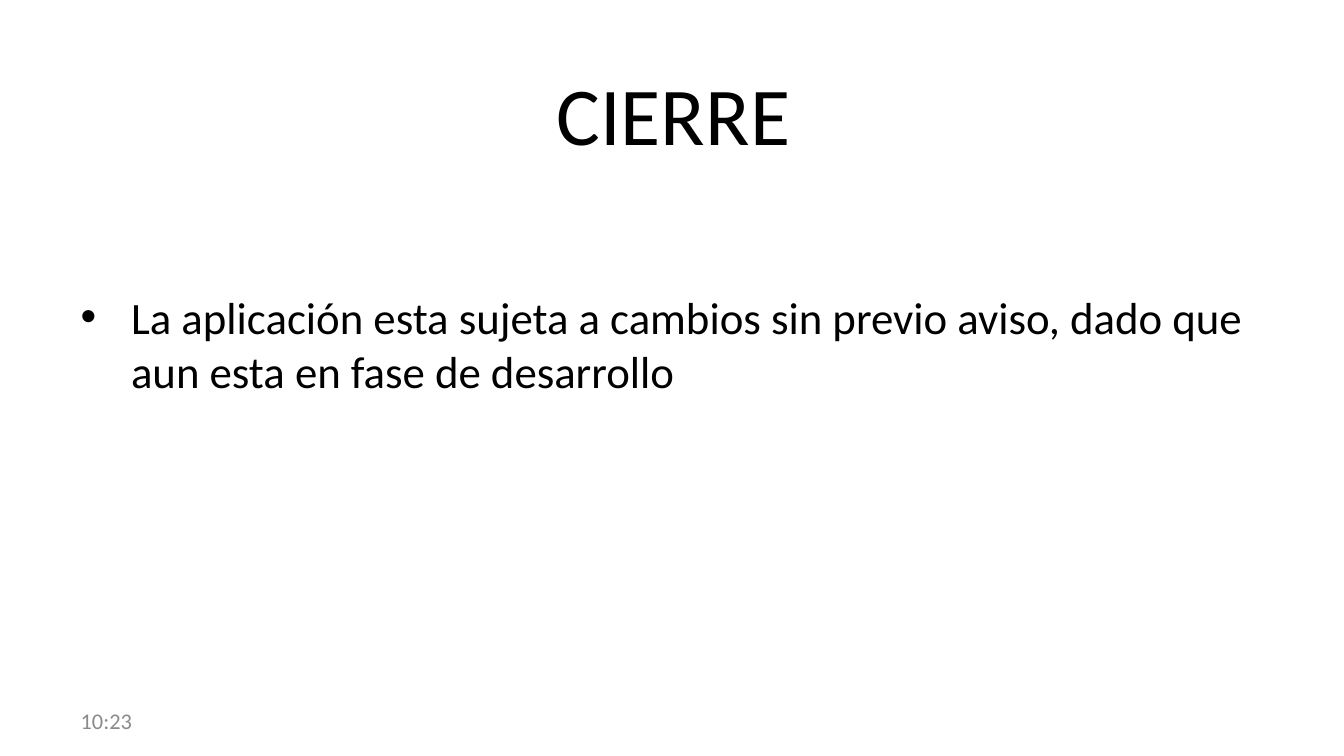
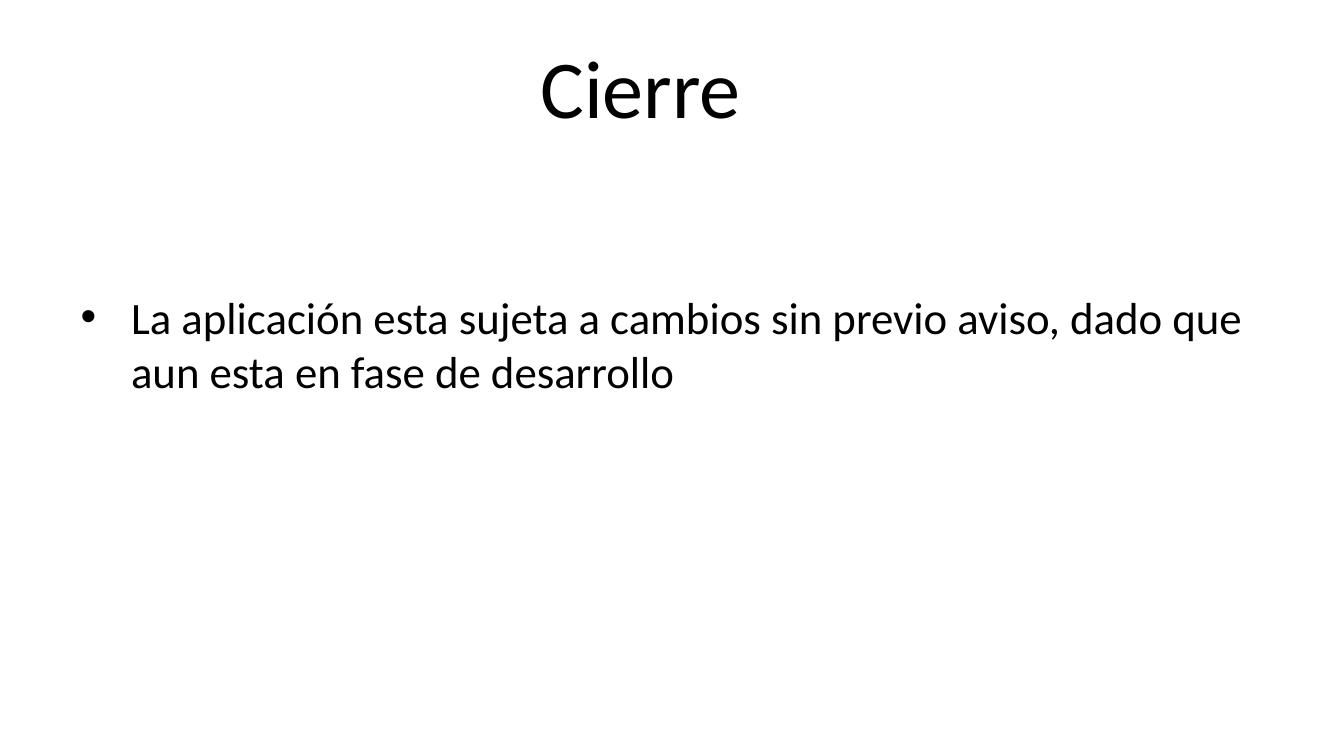
Before and after one commit to marcuxo/ariztindicador, a slide deck: slide 9 of server/public/descarga/CONTROL DE INYECCION.pptx (slide 8 before the commit). Drawn at 1344x756 pixels with LibreOffice and Linux fonts; fonts in the diff are those of the drawing; background and template pictures are left out. Boxes give left, top, right and bottom in pixels: in the first picture for what was removed or moved away, otherwise in the second. Text is boxed around its words. In the diff, an @@ line names an element or a change of style, - is before the commit and + after.

```diff
--- a/server/public/descarga/CONTROL DE INYECCION.pptx
+++ b/server/public/descarga/CONTROL DE INYECCION.pptx
@@ text "Cierre" at <box>540,61,740,119</box>: vertical alignment middle to top @@
@@ text at <box>540,61,740,119</box>: text changed @@
-CIERRE
+Cierre
@@ text removed at <box>81,714,132,729</box> @@
-10:23
```
Also in this commit, not shown: 8 other slides changed, 1 slide added, 4 other files.
